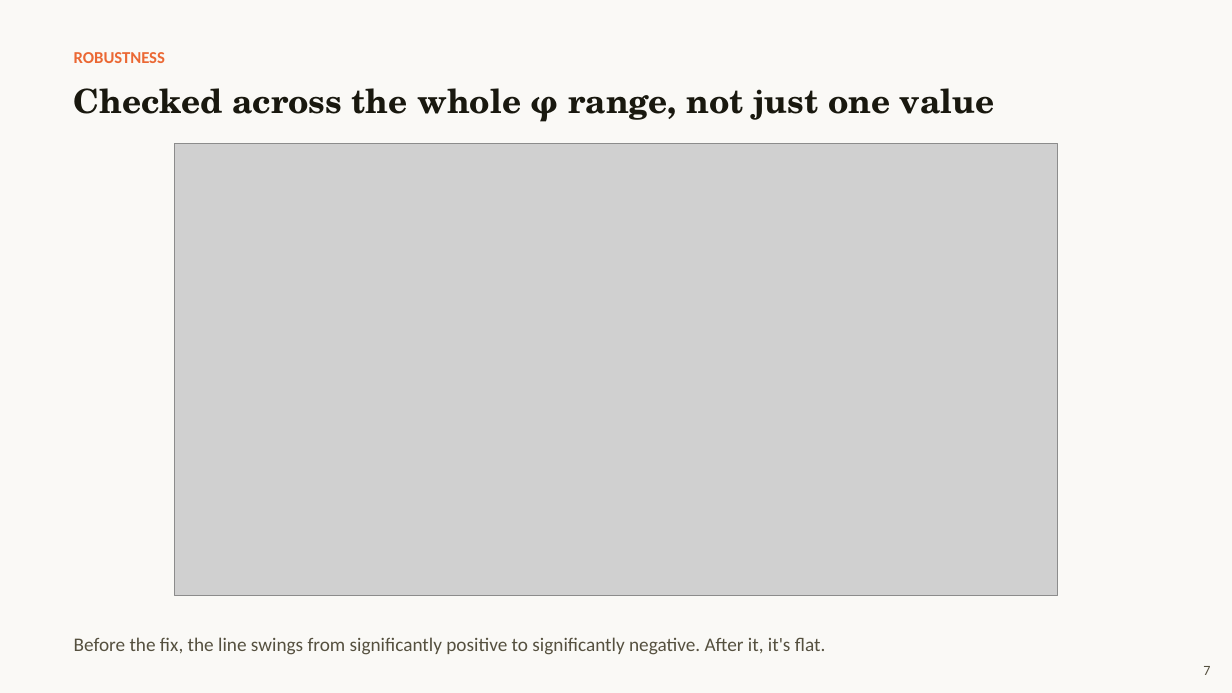
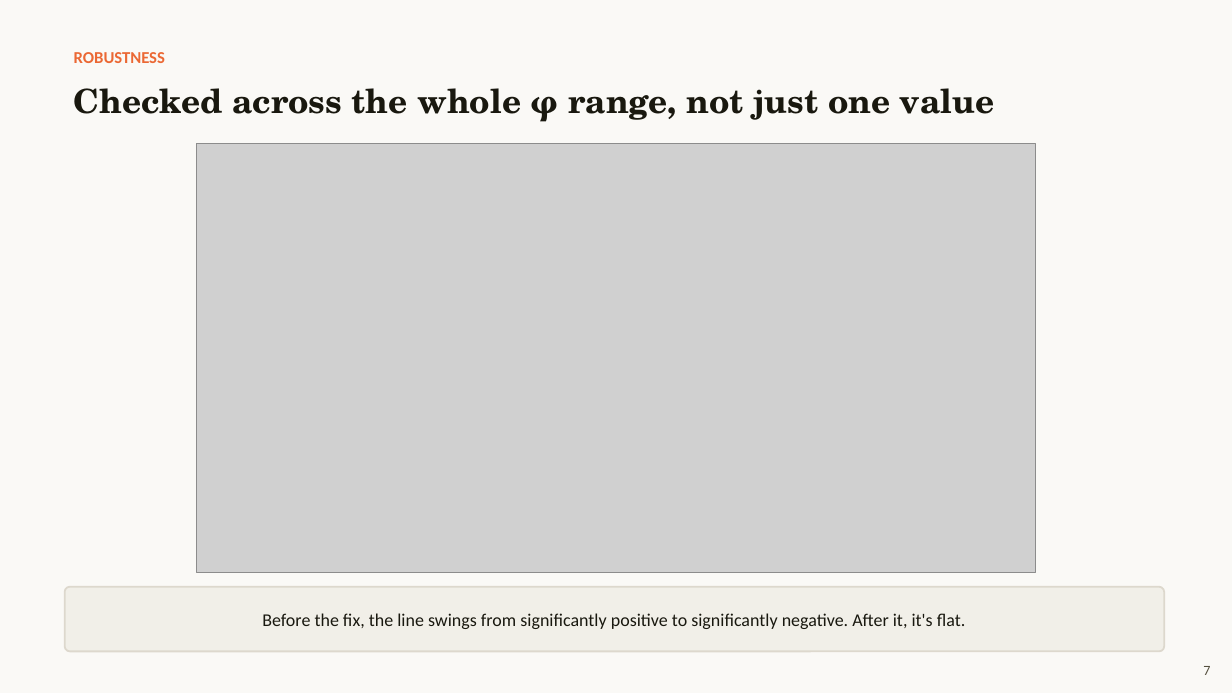
Before and after one commit to TingyingHuang/ECC3841-network-position-and-academic-performance, a slide deck: slide 7 of slides/Presentation2.pptx. Drawn at 1232x693 pixels with LibreOffice and Linux fonts; fonts in the diff are those of the drawing; grey boxes stand for pictures. Boxes give left, top, right and bottom in pixels: in the first picture for what was removed or moved away, otherwise in the second. Text is boxed around its words. In the diff, an @@ line names an element or a change of style, - is before the commit and + after.

```diff
--- a/slides/Presentation2.pptx
+++ b/slides/Presentation2.pptx
@@ picture resized from (x1=175, y1=143, x2=1058, y2=596) to (x1=197, y1=143, x2=1035, y2=573) @@
@@ rounded rectangle "Before the fix, the line ..." resized from (x1=74, y1=637, x2=825, y2=655) to (x1=65, y1=587, x2=1165, y2=652) @@
@@ rounded rectangle "Before the fix, the line ..." at (x1=65, y1=587, x2=1165, y2=652): size 15 to 14 pt, text colour #55503F to #19180F; alignment left to centre; line spacing 1.18 to 1; vertical alignment top to middle; fill none to #F1EFE8; outline none to #DDD8CD 1.4 pt @@
```
Also in this commit, not shown: 8 other slides changed, 1 other file.
